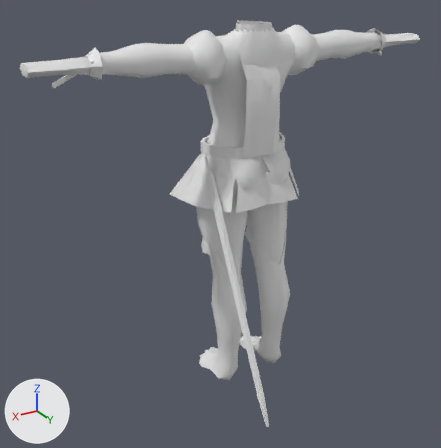
The glTF model assets/characters/wardrobe/duelist.glb as it was, and as the next commit left it.
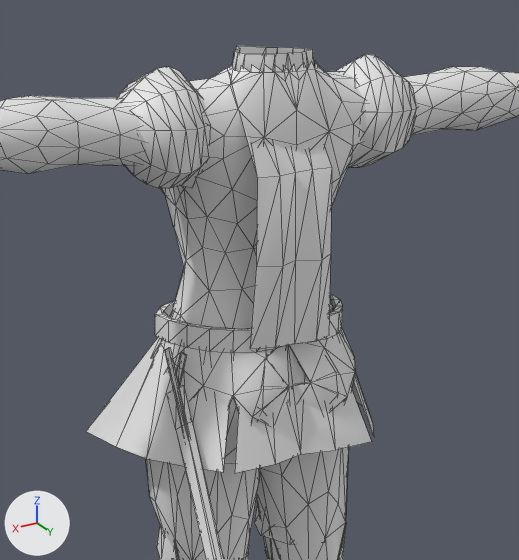
Each version appears first whole from a camera (50 mm lens) standing at (1.32, 2.02, 1.73) and looking at (0.17, 0.11, 0.77), and next in a close-up on the part from 30% to 83% of the width and 0% to 56% of the height. Arrows for +X, +Y and +Z are at lower left; the lights stay in place. The first two pictures are the older version. The close-ups show mesh edges as thin lines. Vertices at exactly the same position are counted once.

The first close-up shows 'Outfit'.
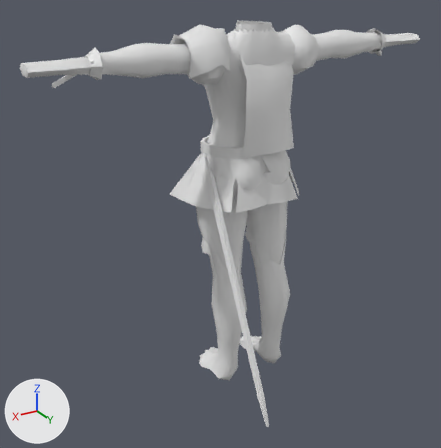
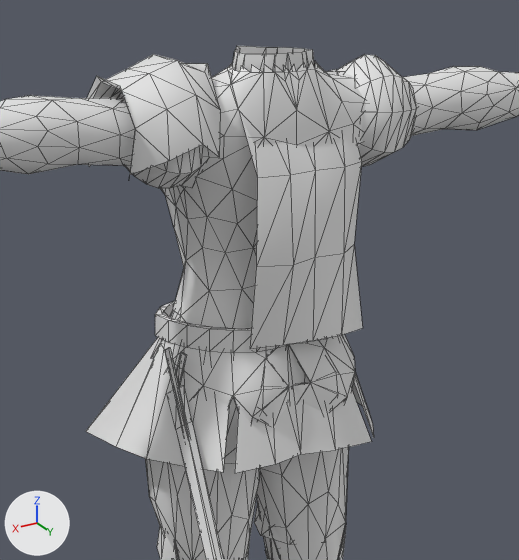
Diff of the bpy script that builds the scene:
```diff
--- a/assets/characters/wardrobe/duelist.glb.py
+++ b/assets/characters/wardrobe/duelist.glb.py
@@ me_outfit @@
 # used by ob_outfit; location = (0.0, 0.0, 0.0)
 # verts and faces of me_outfit; kept vertices keep their numbers, new ones are numbered from 1306
 # before: 1286 (-0.06, 0.05, 1.48), 1287 (-0.02, 0.05, 1.48), 1288 (0.02, 0.06, 1.47), 1289 (0.06, 0.06, 1.46), 1291 (-0.06, 0.16, 1.34) at pixel (331, 167)
 # before: 1292 (-0.02, 0.16, 1.34) at pixel (312, 169), 1293 (0.02, 0.17, 1.34) at pixel (295, 172), 1294 (0.06, 0.18, 1.34) at pixel (279, 176), 1296 (-0.06, 0.16, 1.19) at pixel (330, 253), 1297 (-0.02, 0.19, 1.19) at pixel (321, 260)
 # before: 1298 (0.02, 0.17, 1.19) at pixel (295, 260), 1299 (0.06, 0.19, 1.19) at pixel (282, 266), 1301 (-0.06, 0.16, 1.05) at pixel (328, 335), 1302 (-0.02, 0.18, 1.05) at pixel (315, 341), 1303 (0.02, 0.18, 1.05) at pixel (294, 344)
 # before: 1304 (0.06, 0.18, 1.05) at pixel (274, 347)
-me_outfit.from_pydata(...)  # 1306 vertices, 2128 faces; spans x -0.86..0.86, y -0.17..0.63, z -0.01..1.52
+me_outfit.from_pydata(...)  # 1337 vertices, 2173 faces; spans x -0.86..0.86, y -0.17..0.63, z -0.01..1.52
+# me_outfit part 1: a new loose piece of 31 vertices spanning x 0.12..0.31, y -0.06..0.17, z 1.34..1.52, in mat_wr_strips (white #e7e7e7)
+# me_outfit part 2
+for i in [1288, 1293, 1298]: verts[i] += (-0.04, 0.0, 0.0)
+verts[1286] = (-0.14, 0.05, 1.48)  # moved, pixel (336, 69)
+verts[1301] = (-0.14, 0.16, 1.05)  # moved, pixel (362, 328)
+verts[1287] = (-0.08, 0.05, 1.48)  # moved
+verts[1289] = (0.04, 0.06, 1.46)  # moved
+verts[1294] = (0.04, 0.18, 1.34)  # moved, pixel (290, 175)
+verts[1291] = (-0.14, 0.13, 1.34)  # moved, pixel (361, 161)
+verts[1292] = (-0.08, 0.17, 1.34)  # moved, pixel (344, 167)
+verts[1296] = (-0.14, 0.12, 1.19)  # moved, pixel (354, 244)
+verts[1297] = (-0.08, 0.17, 1.19)  # moved, pixel (343, 253)
+verts[1299] = (0.04, 0.2, 1.19)  # moved, pixel (293, 265)
+verts[1302] = (-0.08, 0.17, 1.05)  # moved, pixel (341, 335)
+verts[1303] = (-0.02, 0.17, 1.05)  # moved, pixel (312, 340)
+verts[1304] = (0.04, 0.17, 1.05)  # moved, pixel (282, 345)
 me_outfit.materials.append(mat_wr_closed)
```

Location of each change, (x1, y1, x2, y2) in pixels of the close-ups (519 x 560 px; the box of a moved part takes in the faces that stretch with it):
part 1 of me_outfit, added
    after: (87, 54, 220, 175)
part 2 of me_outfit, moved or reshaped
    before: (228, 72, 332, 349)
    after: (228, 69, 363, 349)
